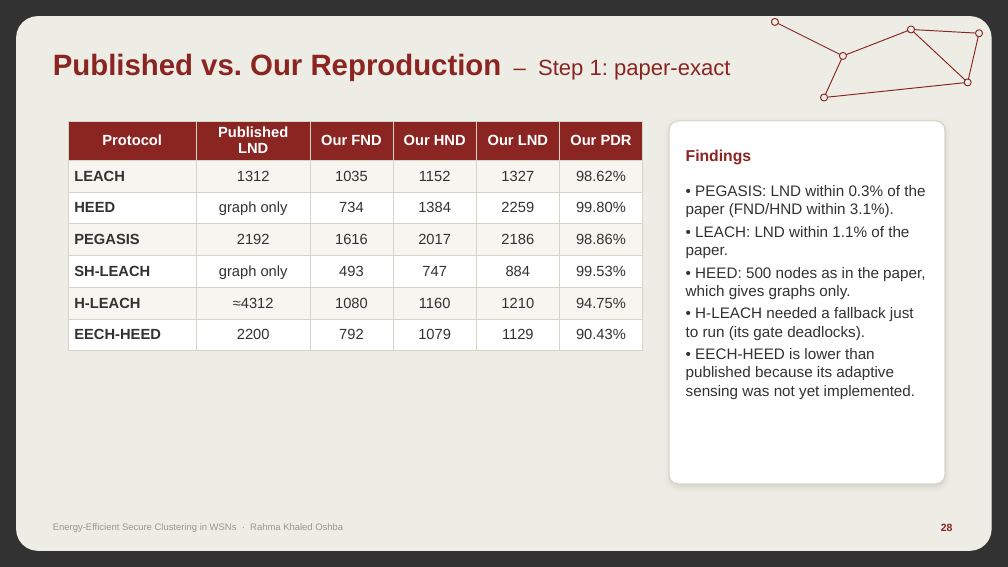
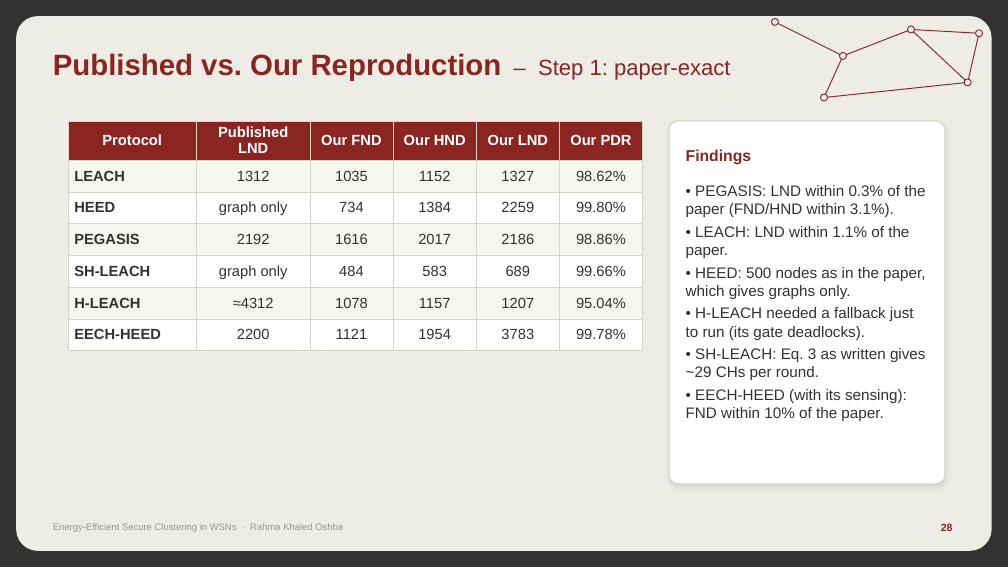
Before and after one commit to RahmaOshba/Routing-Protocols, a slide deck: slide 28 of thesis-final/Thesis_Defense_v8-Chain.pptx. Drawn at 1008x567 pixels with LibreOffice and Linux fonts; fonts in the diff are those of the drawing. Boxes give left, top, right and bottom in pixels: in the first picture for what was removed or moved away, otherwise in the second. Text is boxed around its words. In the diff, an @@ line names an element or a change of style, - is before the commit and + after.

```diff
--- a/thesis-final/Thesis_Defense_v8-Chain.pptx
+++ b/thesis-final/Thesis_Defense_v8-Chain.pptx
@@ table at (68, 121, 643, 343) @@
-row 5: SH-LEACH | graph only | 493 | 747 | 884 | 99.53%
+row 5: SH-LEACH | graph only | 484 | 583 | 689 | 99.66%
-row 6: H-LEACH | ≈4312 | 1080 | 1160 | 1210 | 94.75%
+row 6: H-LEACH | ≈4312 | 1078 | 1157 | 1207 | 95.04%
-row 7: EECH-HEED | 2200 | 792 | 1079 | 1129 | 90.43%
+row 7: EECH-HEED | 2200 | 1121 | 1954 | 3783 | 99.78%
@@ text at (686, 348, 926, 421): text changed @@
-• EECH-HEED is lower than published because its adaptive sensing was not yet implemented.
+• SH-LEACH: Eq. 3 as written gives ~29 CHs per round.
+• EECH-HEED (with its sensing): FND within 10% of the paper.
```
Also in this commit, not shown: 4 other slides changed, 19 other files.
